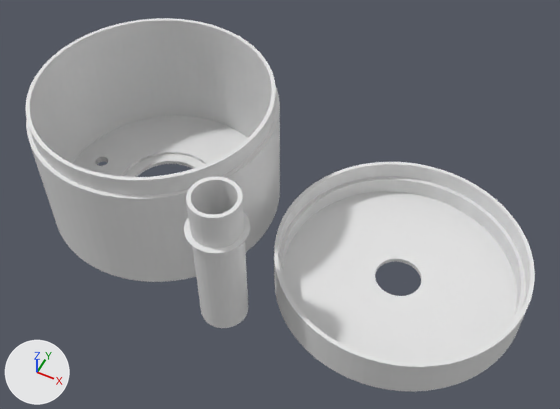
A saved change to the Blender file 3Dprint/turbidity_v3.blend.
Rendered twice from a 50 mm camera at (96.3, -120.9, 163.3) aimed at (38.0, -4.2, 17.4). The axes (+X, +Y, +Z) are drawn at lower left. The lights are the same throughout.
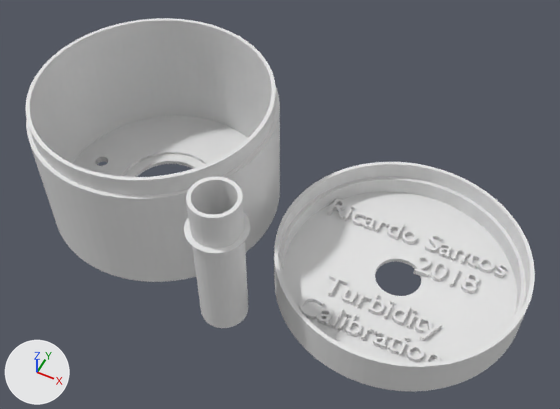
Edits to the bpy script that builds the scene:
```text
Add txt_text_002:
    txt_text_002 = bpy.data.curves.new('Text.002', 'FONT')
    txt_text_002.body = 'Ricardo Santos\n          2018\n\nTurbidity\nCalibration'
    txt_text_002.extrude = 0.1
    txt_text_002.align_x = 'CENTER'
Add ob_text:
    ob_text = bpy.data.objects.new('Text', txt_text_002)
    ob_text.location = (69.5, 11.3, 1.7)
    ob_text.scale = (8.28, 8.28, 8.28)
```

Boxes (x1, y1, x2, y2) around the edits, measured in the pictures (560 x 409 px):
'Text', added
    after: (300, 198, 507, 363)
